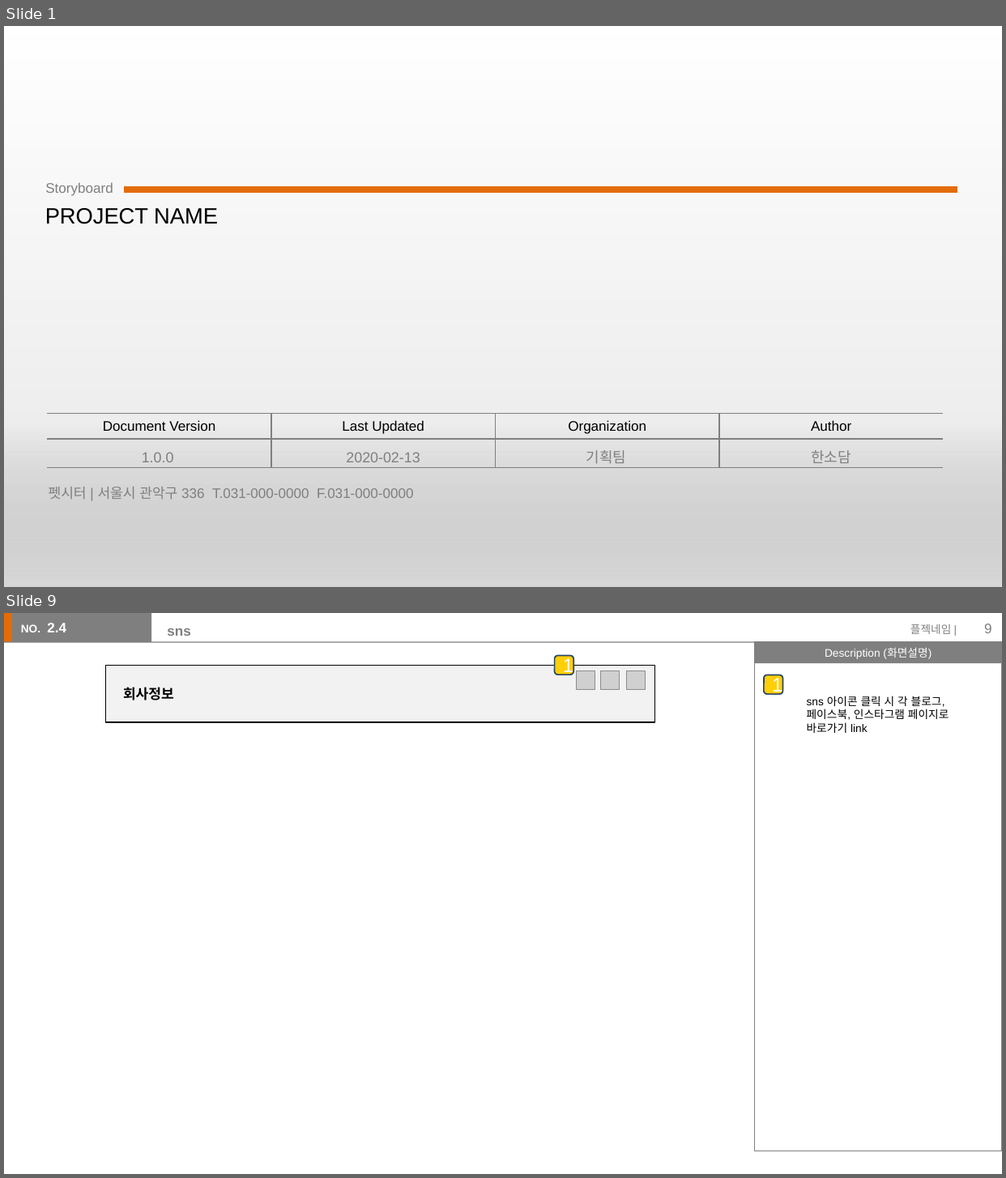
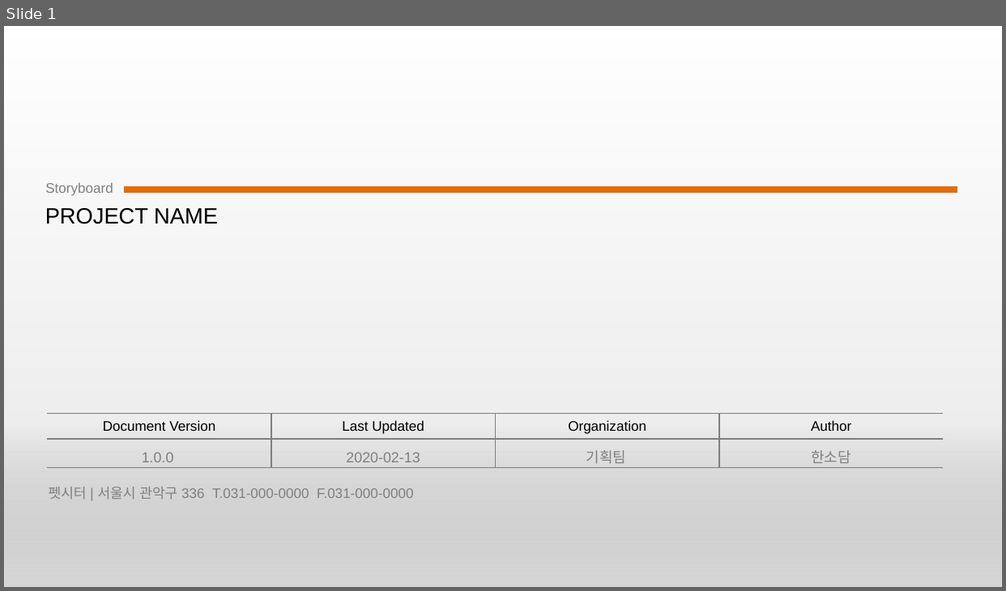
Before and after one commit to dame22/HSD_TIL, a slide deck: Pets Home/스토리 보드_한소담.pptx. Shown one above the other, each under a label of ours: slides 1 and 9 before the commit, slide 1 after it; the slides between them are not shown. The pictures are 1006x1178 and 1006x591 pixels, drawn with LibreOffice and Linux fonts; fonts in the diff are those of the drawing; grey boxes stand for pictures. Boxes give left, top, right and bottom in pixels: in the first picture for what was removed or moved away, otherwise in the second. Text is boxed around its words. In the diff, an @@ line names an element or a change of style, - is before the commit and + after.

```diff
--- a/Pets Home/스토리 보드_한소담.pptx
+++ b/Pets Home/스토리 보드_한소담.pptx
@@ slide 9 removed at (4,613,1002,1174), background #FFFFFF @@
@@ rectangle removed at (4,613,15,642) @@
@@ rectangle removed at (12,613,151,642) @@
@@ text removed at (21,624,40,632) @@
-NO.
@@ text removed at (47,623,66,632) @@
-2.4
@@ title removed at (167,628,190,636) @@
-sns
@@ text removed at (910,624,951,634) @@
-플젝네임 |
@@ page number removed at (984,624,992,633) @@
-9
@@ line removed from (4, 642) to (769, 642) @@
@@ rounded rectangle removed at (555,656,573,675) @@
-1
@@ rectangle removed at (754,642,1002,663) @@
-Description (화면설명)
@@ rectangle removed at (754,642,1002,1151) @@
@@ rectangle removed at (106,665,654,722) @@
@@ picture removed at (576,671,594,690) @@
@@ picture removed at (601,671,620,690) @@
@@ picture removed at (627,671,646,690) @@
@@ rounded rectangle removed at (764,675,782,694) @@
-1
@@ text removed at (123,687,174,700) @@
-회사정보
@@ text removed at (807,696,948,733) @@
-sns 아이콘 클릭 시 각 블로그, 페이스북, 인스타그램 페이지로 바로가기 link
```
Also in this commit, not shown: 8 slides changed, 2 slides added, 3 other slides removed, 14 other files.
